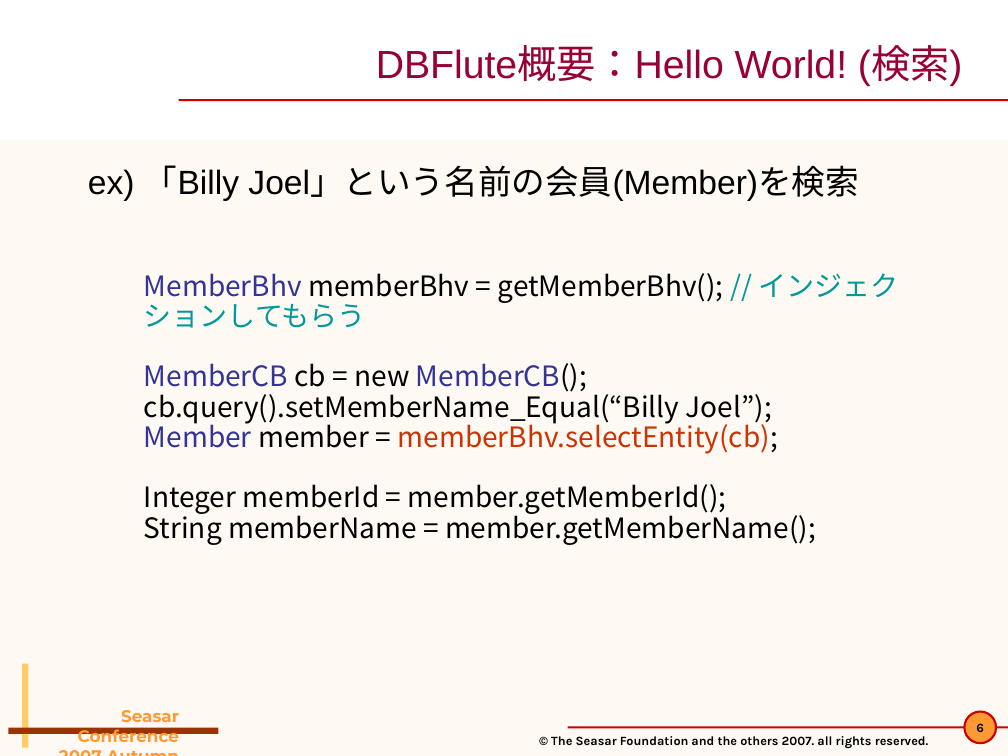
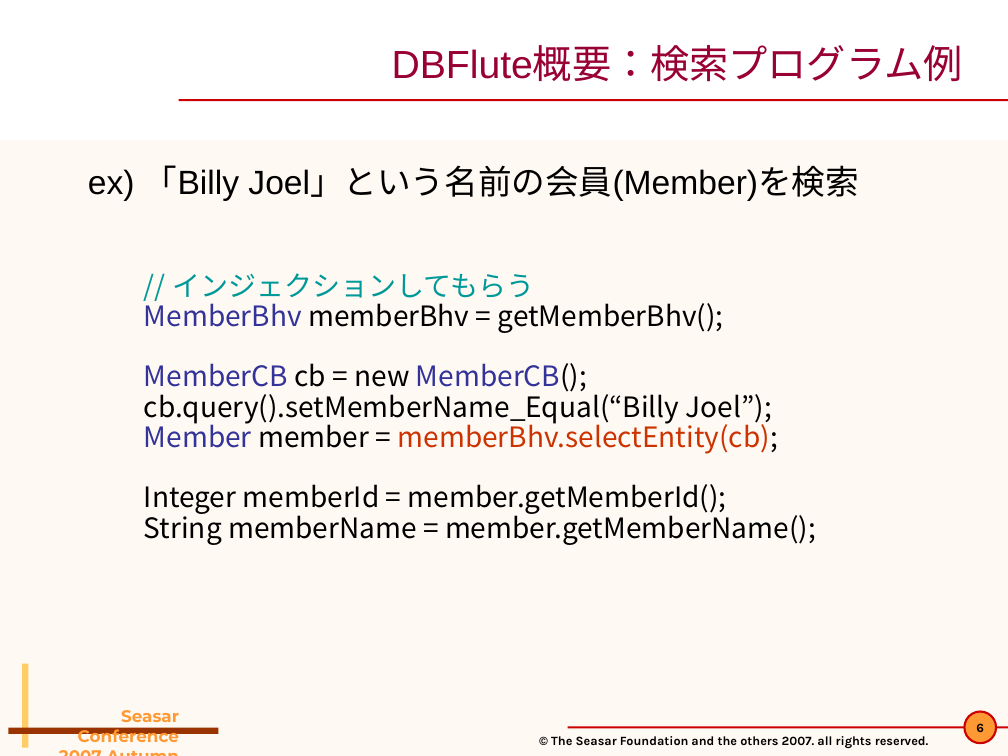
Before and after one commit to seasarorg/dbflute, a slide deck: slide 6 of dbflute/etc/doc/pres/sc2007a_2-DBFlute.ppt. Drawn at 1008x756 pixels with LibreOffice and Linux fonts; fonts in the diff are those of the drawing; background and template pictures are left out. Boxes give left, top, right and bottom in pixels: in the first picture for what was removed or moved away, otherwise in the second. Text is boxed around its words. In the diff, an @@ line names an element or a change of style, - is before the commit and + after.

```diff
--- a/dbflute/etc/doc/pres/sc2007a_2-DBFlute.ppt
+++ b/dbflute/etc/doc/pres/sc2007a_2-DBFlute.ppt
@@ title at (392, 47, 963, 82): text changed @@
-DBFlute概要：Hello World! (検索)
+DBFlute概要：検索プログラム例
@@ text at (144, 273, 724, 333): text changed @@
-  MemberBhv memberBhv = getMemberBhv(); // インジェクションしてもらう
+  // インジェクションしてもらう
+  MemberBhv memberBhv = getMemberBhv();
```
Also in this commit, not shown: 1 other slide changed, 10 other files.
